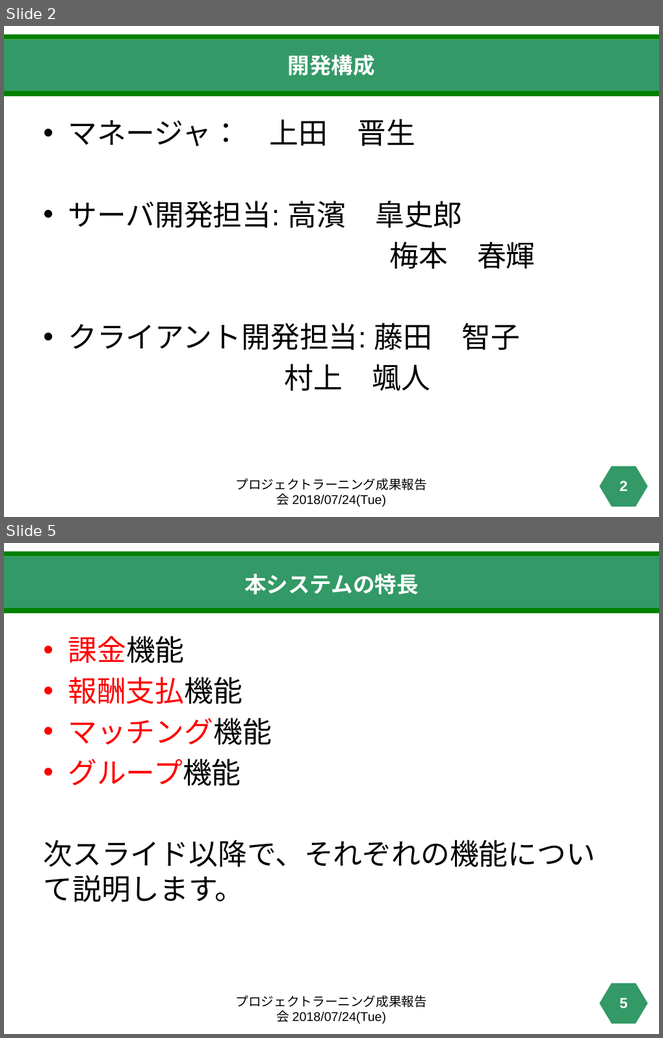
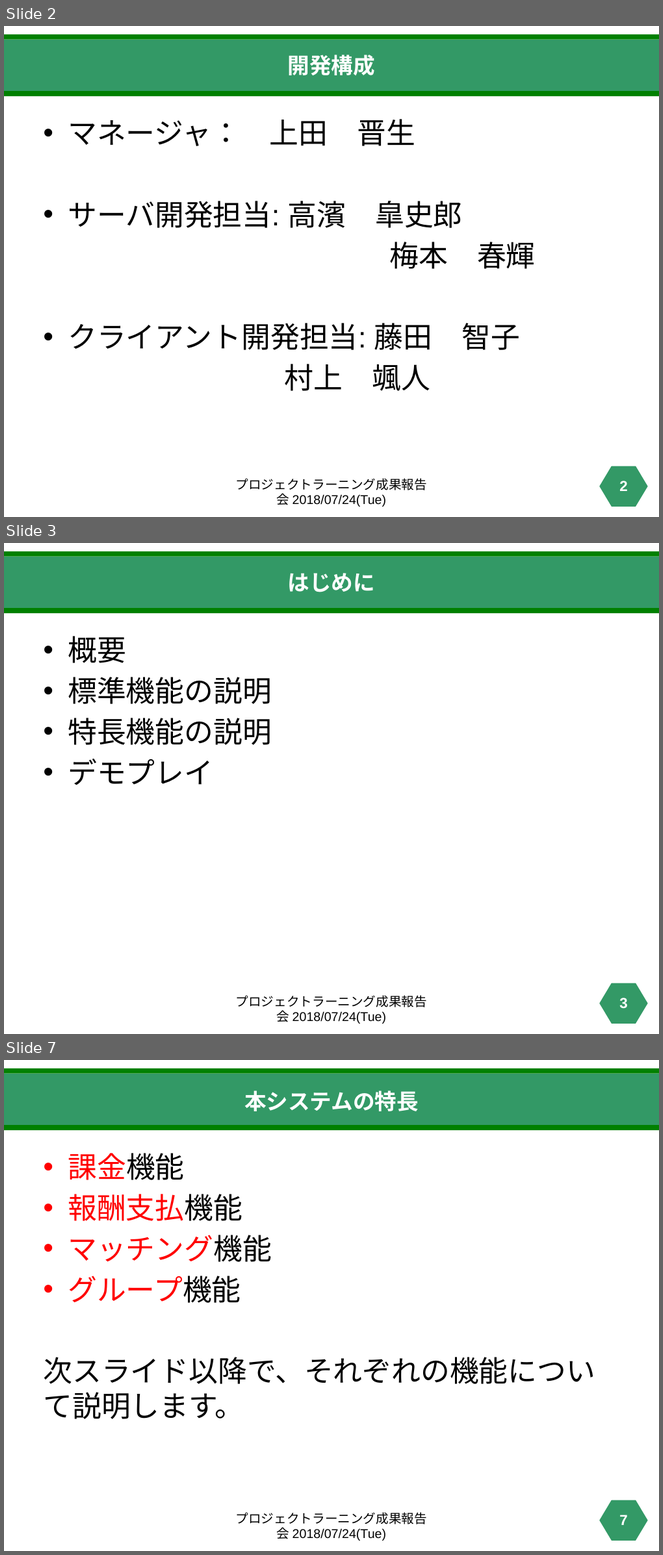
Before and after one commit to haruki0401/projectlearning02, a slide deck: pl-2(完成版).pptx. Shown one above the other, each under a label of ours: slides 2 and 5 before the commit, slides 2, 3 and 7 after it; the slides between them are not shown. The pictures are 663x1038 and 663x1555 pixels, drawn with LibreOffice and Linux fonts; fonts in the diff are those of the drawing. Boxes give left, top, right and bottom in pixels: in the first picture for what was removed or moved away, otherwise in the second. Text is boxed around its words. In the diff, an @@ line names an element or a change of style, - is before the commit and + after.

```diff
--- a/pl-2(完成版).pptx
+++ b/pl-2(完成版).pptx
@@ slide 3 added at (x1=4, y1=543, x2=659, y2=1034), background #FFFFFF; not listed: 4 template elements that a slide beside it also shows @@
@@ title added at (x1=288, y1=573, x2=375, y2=592), 24 pt, text #FFFFFF, bold @@
+はじめに
@@ text added at (x1=68, y1=636, x2=272, y2=785), 32 pt, text #000000 @@
+• 概要
+• 標準機能の説明
+• 特長機能の説明
+• デモプレイ
@@ text added at (x1=236, y1=995, x2=427, y2=1024), 14 pt, text #000000 @@
+プロジェクトラーニング成果報告会 2018/07/24(Tue)
@@ page number added at (x1=620, y1=998, x2=627, y2=1009), 16 pt, text #FFFFFF, bold @@
+3
@@ what was slide 5 is now slide 7 @@
@@ page number at (x1=620, y1=1515, x2=627, y2=1525): text changed @@
-5
+7
```
Also in this commit, not shown: 4 slides changed, 1 other slide added.
